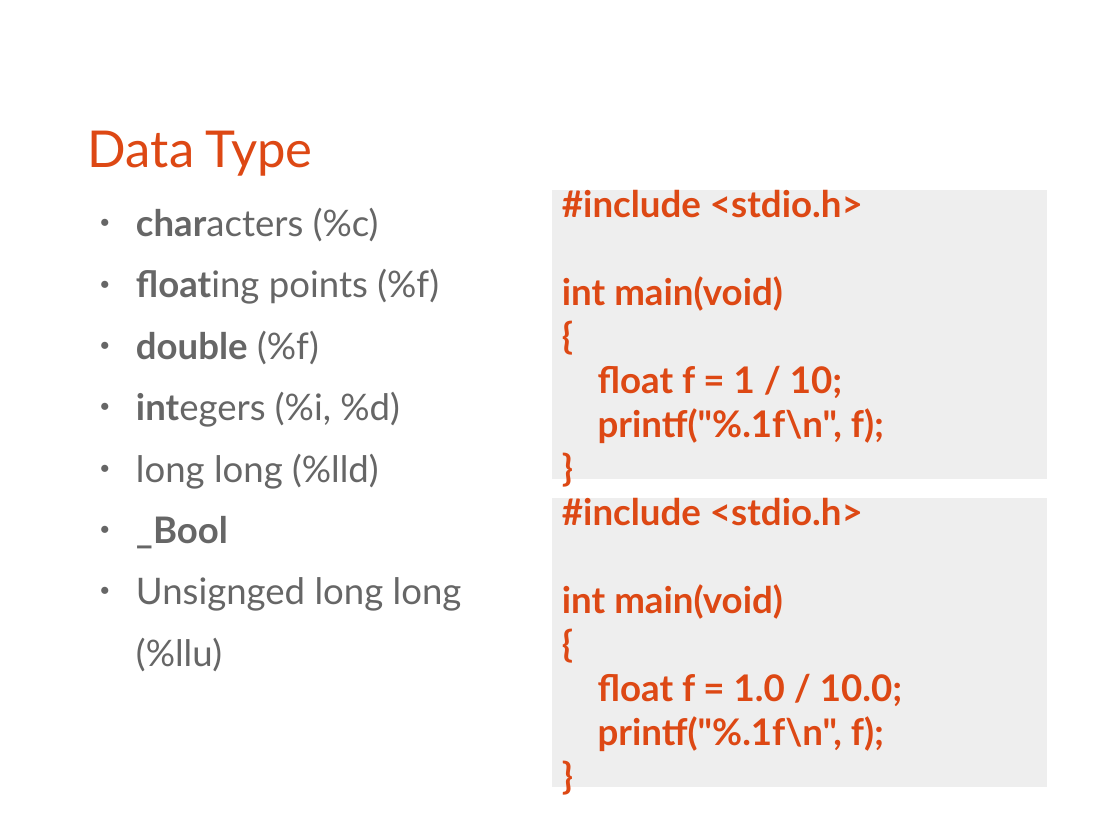
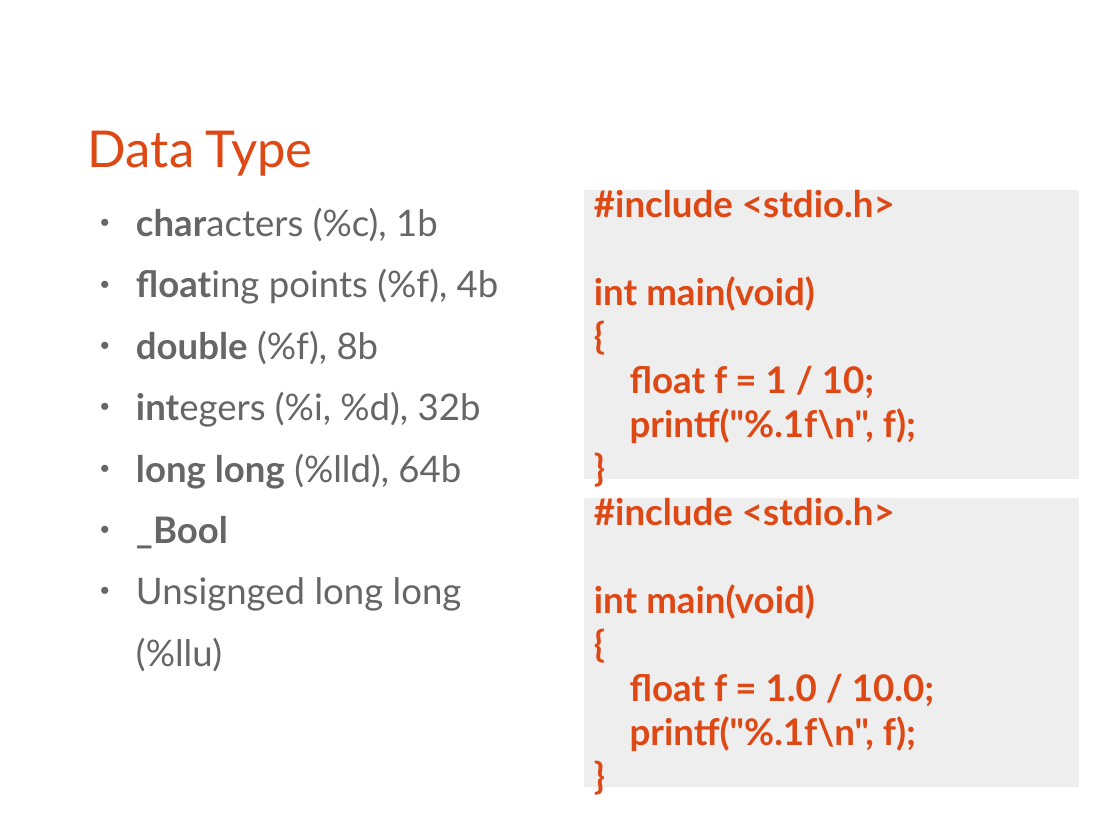
Before and after one commit to bagustris/prokom-tf, a slide deck: slide 7 of prokom2.odp. Drawn at 1120x840 pixels with LibreOffice and Linux fonts; fonts in the diff are those of the drawing. Boxes give left, top, right and bottom in pixels: in the first picture for what was removed or moved away, otherwise in the second. Text is boxed around its words. In the diff, an @@ line names an element or a change of style, - is before the commit and + after.

```diff
--- a/prokom2.odp
+++ b/prokom2.odp
@@ text at [136, 208, 499, 489]: text changed @@
-● characters (%c)
-● floating points (%f)
-● double (%f)
-● integers (%i, %d)
-● long long (%lld)
+● characters (%c), 1b
+● floating points (%f), 4b
+● double (%f), 8b
+● integers (%i, %d), 32b
+● long long (%lld), 64b
@@ rectangle "#include <stdio.h>": place and size @@
-rectangle "#include <stdio.h>" at [552, 190, 1048, 481]
+rectangle "#include <stdio.h>" at [584, 190, 1080, 481]
@@ rectangle "#include <stdio.h>": place and size @@
-rectangle "#include <stdio.h>" at [552, 498, 1048, 789]
+rectangle "#include <stdio.h>" at [584, 498, 1080, 789]
```
Also in this commit, not shown: 2 other slides changed, 1 slide added, 1 other file.
